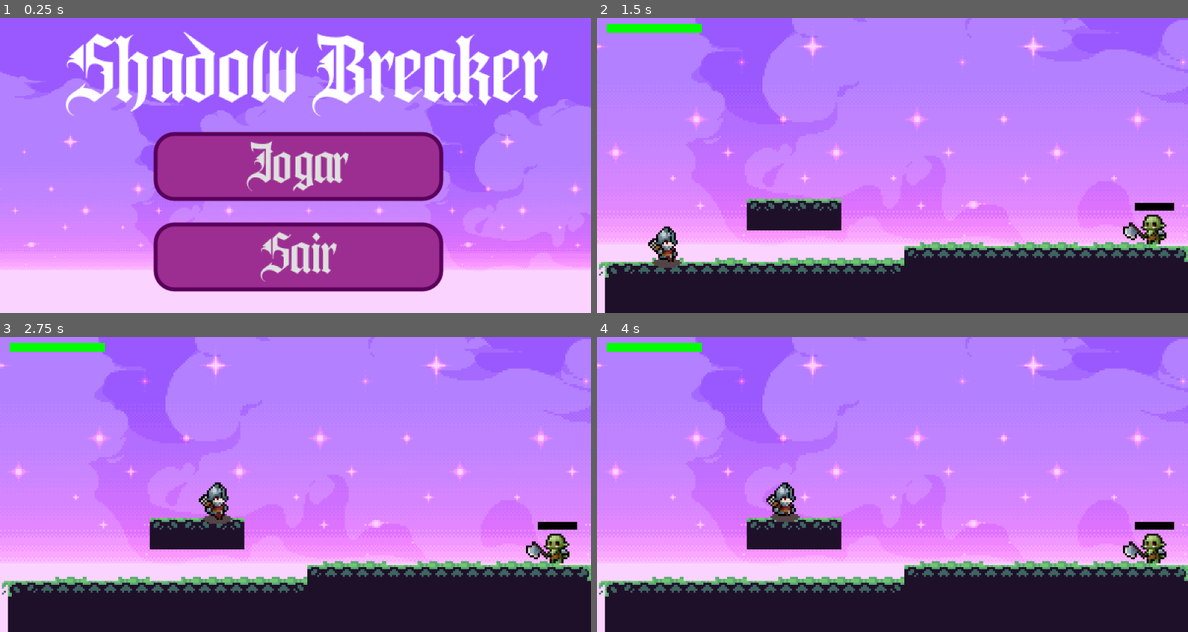
Above: before the commit, frames 1-4 (two rows, left to right).
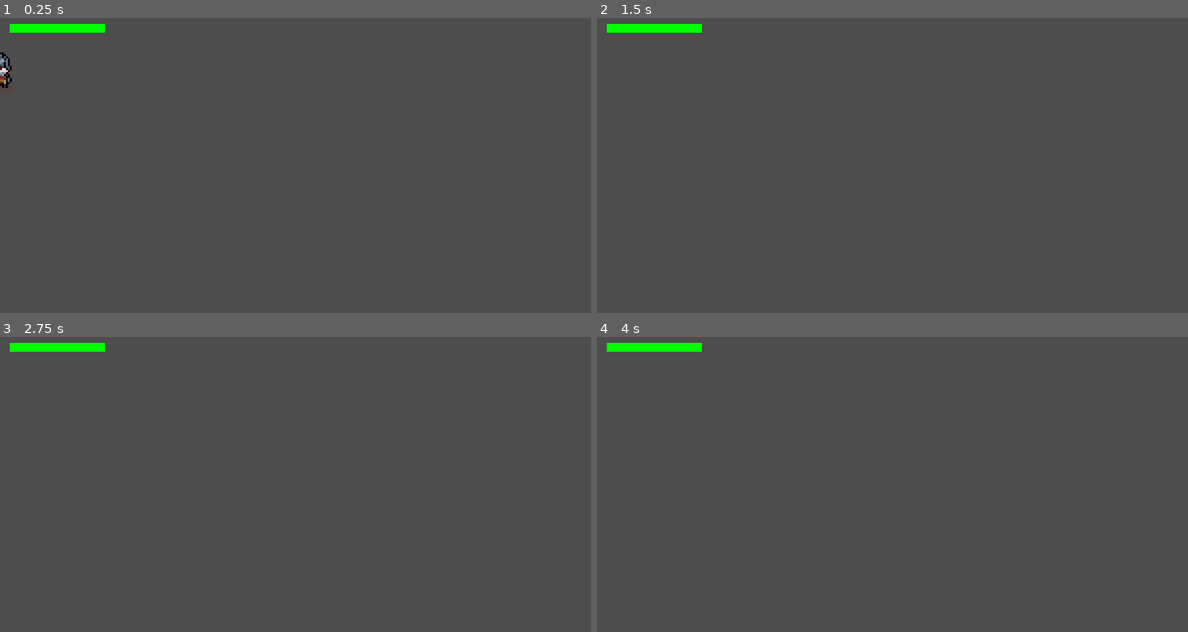
Above: after the commit, the same moments.

Repository: au3637n/Shadow-Breaker
Game: Godot game, scene res://Characters/character_body_2d.tscn
Two runs of this game, one before a commit and one after it. Both use one fixed random seed, a clock stepped at 60 frames per second and the inputs below. Before the commit the project starts from res://menu/menu_principal.tscn.
Inputs (mouse positions are in pixels of both pictures, inside the frame that each line leads up to):
- Up to frame 1 (0.25 s): no input
- Up to frame 2 (1.5 s): click (892, 165) at 0.5 s, where only the run before the commit has a clickable "Jogar"; tap Enter (ui_accept) at 1.25 s; hold D (right) from 1.28 s (still down); tap E (attack) at 1.35 s
- Up to frame 3 (2.75 s): keep holding D (right); tap W (jump) at 1.52, 2.27 s; tap E (attack) at 2.1 s
- Up to frame 4 (4 s): release D (right) at 2.78 s; hold A (left) 2.78-3.53 s; tap E (attack) at 2.85, 3.6 s; hold D (right) from 3.53 s (still down); tap W (jump) at 3.77 s

The runs differ from the first frame. In frame 1, 100% of the frame differs, in the area x 0-100%, y 0-100%; in frame 2, 98%; in frame 3, 98%; in frame 4, 98%.

Commit message:
Revert "Merge branch 'main' of https://github.com/au3637n/Shadow-Breaker"
This reverts commit 4c52faa111258d992dd1d3cc5d794f83aa02aac6, reversing
changes made to cc7fc501d2c522c0f5d91e92061cebb8d7f843e1.

Diff:
--- a/Scripts/parallax_2d.gd
+++ /dev/null
@@ -1,5 +0,0 @@
-extends Parallax2D
-
-# Called every frame. 'delta' is the elapsed time since the previous frame.
-func _process(delta):
-	autoscroll=Vector2(-30,0)
--- a/menu/menu_principal.tscn
+++ b/menu/menu_principal.tscn
@@ -1,111 +1,46 @@
-[gd_scene format=3 uid="uid://ceph7d1ly53o7"]
+[gd_scene format=3 uid="uid://bsm5n07qjg5gb"]
 
-[ext_resource type="Script" uid="uid://cy62vbwf4vx6m" path="res://Scripts/menu_principal.gd" id="1_oc0hg"]
-[ext_resource type="FontFile" uid="uid://1exjblxcjttt" path="res://IcelandWinterstorm_PERSONAL_USE_ONLY.otf" id="2_oc0hg"]
-[ext_resource type="Texture2D" uid="uid://xu1ktrly4nvk" path="res://Assets/MorningAdventuresV2/Background.png" id="3_oc0hg"]
-[ext_resource type="Script" uid="uid://va5gveltkk32" path="res://Scripts/parallax_2d.gd" id="3_qbxch"]
+[ext_resource type="Script" uid="uid://bh347772menkt" path="res://menu_principal.gd" id="1_yo6f2"]
 
-[sub_resource type="StyleBoxFlat" id="StyleBoxFlat_lxfoi"]
-bg_color = Color(0.61247355, 0.17899325, 0.5731756, 1)
-border_width_left = 2
-border_width_top = 2
-border_width_right = 2
-border_width_bottom = 2
-border_color = Color(0.35002223, 8.341059e-05, 0.35001966, 1)
-corner_radius_top_left = 10
-corner_radius_top_right = 10
-corner_radius_bottom_right = 10
-corner_radius_bottom_left = 10
+[sub_resource type="StyleBoxEmpty" id="StyleBoxEmpty_dgqxo"]
 
-[sub_resource type="StyleBoxFlat" id="StyleBoxFlat_dgqxo"]
-bg_color = Color(0.10495051, 2.5115227e-05, 0.12699974, 1)
-border_width_left = 2
-border_width_top = 2
-border_width_right = 2
-border_width_bottom = 2
-border_color = Color(0.07058824, 0.07058824, 0.07058824, 1)
-corner_radius_top_left = 10
-corner_radius_top_right = 10
-corner_radius_bottom_right = 10
-corner_radius_bottom_left = 10
+[node name="Menu principal" type="Control" unique_id=1029142930]
+layout_mode = 3
+anchors_preset = 0
+offset_right = 40.0
+offset_bottom = 40.0
+script = ExtResource("1_yo6f2")
 
-[sub_resource type="StyleBoxFlat" id="StyleBoxFlat_vs6mj"]
-bg_color = Color(0.92870057, 0.22716597, 0.82881576, 1)
-border_width_left = 2
-border_width_top = 2
-border_width_right = 2
-border_width_bottom = 2
-border_color = Color(0.34901962, 0, 0.34901962, 1)
-corner_radius_top_left = 10
-corner_radius_top_right = 10
-corner_radius_bottom_right = 10
-corner_radius_bottom_left = 10
+[node name="ColorRect" type="ColorRect" parent="." unique_id=1889335716]
+layout_mode = 0
+offset_right = 40.0
+offset_bottom = 40.0
 
-[node name="Menu Principal" type="Control" unique_id=986599716]
-layout_mode = 3
-anchors_preset = 15
-anchor_right = 1.0
-anchor_bottom = 1.0
-grow_horizontal = 2
-grow_vertical = 2
-script = ExtResource("1_oc0hg")
+[node name="Título" type="Label" parent="." unique_id=1446269567]
+layout_mode = 0
+offset_right = 40.0
+offset_bottom = 23.0
 
-[node name="Título" type="Label" parent="." unique_id=1726258618]
-z_index = 1
+[node name="Jogar" type="Button" parent="." unique_id=777214218]
 layout_mode = 0
-offset_left = 33.0
-offset_top = 7.0
-offset_right = 277.0
-offset_bottom = 50.0
-theme_override_colors/font_color = Color(1, 1, 1, 1)
-theme_override_fonts/font = ExtResource("2_oc0hg")
-theme_override_font_sizes/font_size = 50
-text = "Shadow Breaker"
+offset_left = 9.0
+offset_top = 8.0
+offset_right = 17.0
+offset_bottom = 16.0
+theme_override_styles/normal_mirrored = SubResource("StyleBoxEmpty_dgqxo")
 
-[node name="jogar" type="Button" parent="." unique_id=1161858609]
-z_index = 1
+[node name="Opções" type="Button" parent="." unique_id=464422501]
 layout_mode = 0
-offset_left = 78.0
-offset_top = 58.0
-offset_right = 225.0
-offset_bottom = 93.0
-theme_override_fonts/font = ExtResource("2_oc0hg")
-theme_override_font_sizes/font_size = 30
-theme_override_styles/normal = SubResource("StyleBoxFlat_lxfoi")
-theme_override_styles/pressed = SubResource("StyleBoxFlat_dgqxo")
-theme_override_styles/hover = SubResource("StyleBoxFlat_vs6mj")
-text = "Jogar"
+offset_left = -16.0
+offset_top = 15.0
+offset_right = -8.0
+offset_bottom = 23.0
 
-[node name="Sair" type="Button" parent="." unique_id=1383255473]
-z_index = 1
+[node name="Sair" type="Button" parent="." unique_id=1439264860]
 layout_mode = 0
-offset_left = 78.0
-offset_top = 104.0
-offset_right = 225.0
-offset_bottom = 139.0
-theme_override_fonts/font = ExtResource("2_oc0hg")
-theme_override_font_sizes/font_size = 30
-theme_override_styles/normal = SubResource("StyleBoxFlat_lxfoi")
-theme_override_styles/pressed = SubResource("StyleBoxFlat_dgqxo")
-theme_override_styles/hover = SubResource("StyleBoxFlat_vs6mj")
-text = "Sair"
+offset_left = -18.0
+offset_top = 25.0
+offset_right = -10.0
+offset_bottom = 33.0
 
-[node name="ColorRect" type="ColorRect" parent="." unique_id=2026445853]
-layout_mode = 0
-offset_left = 19.0
-offset_top = 5.0
-offset_right = 287.0
-offset_bottom = 51.0
-color = Color(0.0008877465, 0.0008877465, 0.0008877465, 0.34901962)
-
-[node name="Parallax2D" type="Parallax2D" parent="." unique_id=1155264217]
-repeat_size = Vector2(149, 0)
-script = ExtResource("3_qbxch")
-
-[node name="Sprite2D" type="Sprite2D" parent="Parallax2D" unique_id=1529540034]
-position = Vector2(149.00002, 73)
-scale = Vector2(0.65, 0.65)
-texture = ExtResource("3_oc0hg")
-
-[connection signal="pressed" from="jogar" to="." method="_on_jogar_pressed"]
-[connection signal="pressed" from="Sair" to="." method="_on_sair_pressed"]
+[connection signal="pressed" from="Jogar" to="." method="_on_jogar_pressed"]
--- a/Scripts/menu_principal.gd
+++ b/menu_principal.gd
@@ -1,11 +1,8 @@
 extends Control
+
 
 
 
 
 func _on_jogar_pressed() -> void:
 	get_tree().change_scene_to_file("res://Fases/fase_1.tscn") # Replace with function body.
-
-
-func _on_sair_pressed() -> void:
-	get_tree().quit() # Replace with function body.
--- a/project.godot
+++ b/project.godot
@@ -11,7 +11,7 @@
 [application]
 
 config/name="Shadow Breaker"
-run/main_scene="uid://ceph7d1ly53o7"
+run/main_scene="uid://bmgy8kg1qyo1x"
 config/features=PackedStringArray("4.7", "Mobile")
 config/icon="res://icon.svg"
 
Binary file removed: IcelandWinterstorm_PERSONAL_USE_ONLY.otf
Not shown, removed: IcelandWinterstorm_PERSONAL_USE_ONLY.otf.import
Not shown, removed: Scripts/menu_principal.gd.uid
Not shown, removed: Scripts/parallax_2d.gd.uid
Not shown, added: menu_principal.gd.uid
Binary file removed: painting-01 (1).jpg
Not shown, removed: painting-01 (1).jpg.import
